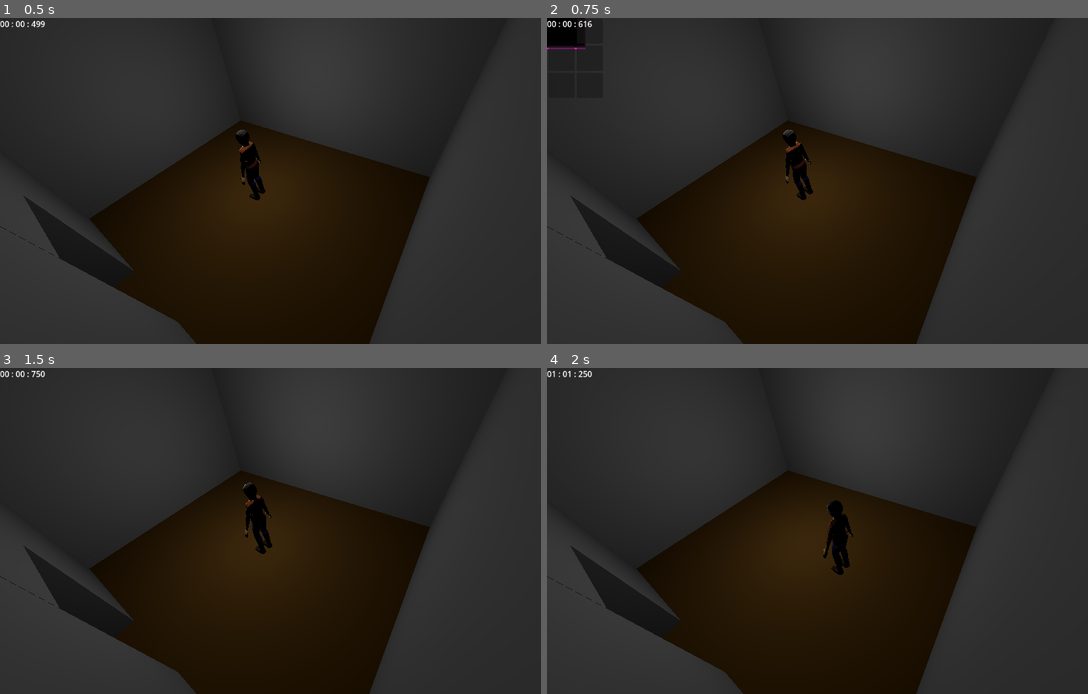
Above: before the commit, frames 1-4 (two rows, left to right).
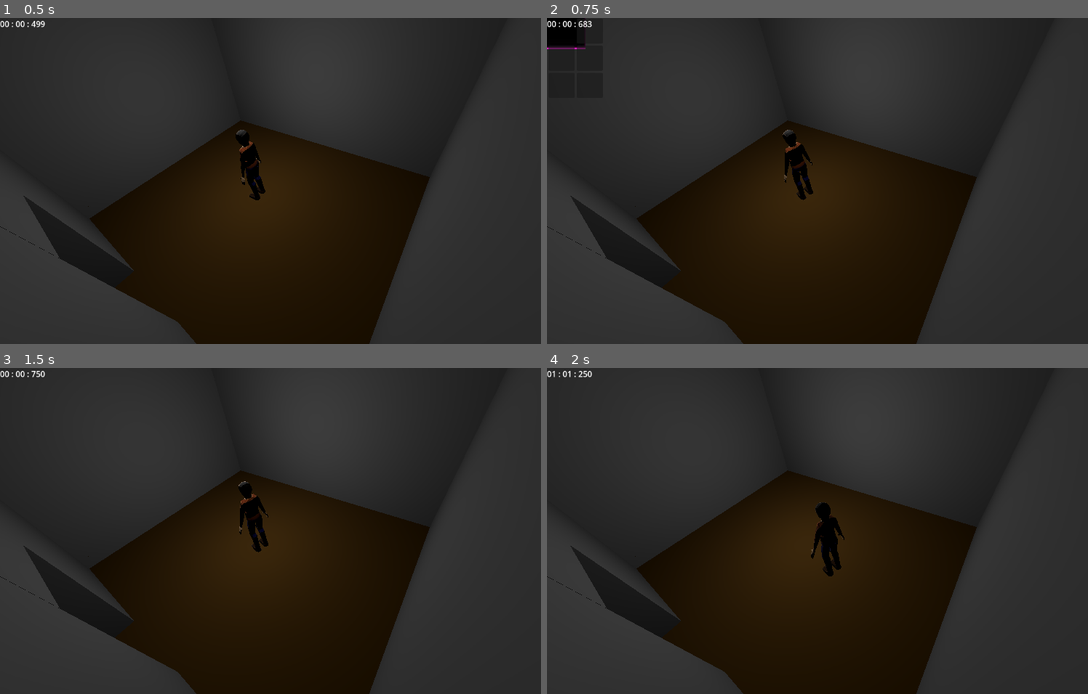
Above: after the commit, the same moments.

Repository: HuskyGameDev/2024f-team14
Game: Godot game, scene res://level/test_level.tscn
The game is run twice, just before and just after one commit, with the same random seed, the same clock (stepped at 60 frames per second) and the same inputs.
Inputs (mouse positions are in pixels of both pictures, inside the frame that each line leads up to):
- Up to frame 1 (0.5 s): no input
- Up to frame 2 (0.75 s): tap Enter at 0.5 s; move the mouse to (963, 164) at 0.52 s; hold D (turn_right) from 0.53 s (still down); tap P (P) at 0.6 s
- Up to frame 3 (1.5 s): tap Space at 1.25 s; move the mouse to (173, 547) at 1.27 s; release D (turn_right) at 1.28 s; hold S (move_backwards) from 1.28 s (still down); tap P (P) at 1.35 s
- Up to frame 4 (2 s): keep holding S (move_backwards)

Frame 1 is identical in both runs. In frame 2, 0.1% of the frame differs, in the area x 6-50%, y 0-56%; in frame 3, 0.5%; in frame 4, 0.9%, in the area x 48-57%, y 40-64%.

Commit message:
Game Manager refactoring

Diff:
--- a/houghton--outbreak/level/game_manager.gd
+++ /dev/null
@@ -1,23 +0,0 @@
-extends Node
-
-
-# Called when the node enters the scene tree for the first time.
-func _ready() -> void:
-	pass # Replace with function body.
-
-
-# Called every frame. 'delta' is the elapsed time since the previous frame.
-func _process(delta: float) -> void:
-	pass
-
-
-
-
-func _on_inventory_ui_pause_signal() -> void:
-	get_tree().paused = true;
-	pass # Replace with function body.
-
-
-func _on_inventory_ui_resume_signal() -> void:
-	get_tree().paused = false;
-	pass # Replace with function body.
--- a/houghton--outbreak/level/test_level.tscn
+++ b/houghton--outbreak/level/test_level.tscn
@@ -1,7 +1,7 @@
 [gd_scene load_steps=12 format=3 uid="uid://dwpsls5jnk4qd"]
 
 [ext_resource type="PackedScene" uid="uid://djmqij828p3ey" path="res://assets/test_player.tscn" id="1_lg7yx"]
-[ext_resource type="Script" path="res://level/game_manager.gd" id="1_m0mky"]
+[ext_resource type="Script" path="res://scripts/game_manager.gd" id="1_m0mky"]
 [ext_resource type="Script" path="res://scripts/camera_trigger.gd" id="2_2r25l"]
 [ext_resource type="Resource" uid="uid://dcb50ttm3h73r" path="res://Items and Inventories/PlayerInventory.tres" id="2_vv285"]
 [ext_resource type="PackedScene" uid="uid://blrtg7c3skl1l" path="res://level/test_area.tscn" id="3_wh8uq"]
@@ -19,6 +19,7 @@
 [node name="Test Level" type="Node3D" groups=["levels"]]
 
 [node name="Game Manager" type="Node" parent="."]
+process_mode = 3
 script = ExtResource("1_m0mky")
 
 [node name="Test Player" parent="." instance=ExtResource("1_lg7yx")]
--- a/houghton--outbreak/project.godot
+++ b/houghton--outbreak/project.godot
@@ -14,6 +14,10 @@
 run/main_scene="res://level/test_level.tscn"
 config/features=PackedStringArray("4.3", "Forward Plus")
 config/icon="res://icon.svg"
+
+[autoload]
+
+GameManager="*res://scripts/game_manager.gd"
 
 [filesystem]
 
@@ -56,3 +60,8 @@
 "events": [Object(InputEventKey,"resource_local_to_scene":false,"resource_name":"","device":-1,"window_id":0,"alt_press …(192 unchanged characters)…
 ]
 }
+G={
+"deadzone": 0.5,
+"events": [Object(InputEventKey,"resource_local_to_scene":false,"resource_name":"","device":0,"window_id":0,"alt_pressed":false,"shift_pressed":false,"ctrl_pressed":false,"meta_pressed":false,"pressed":false,"keycode":0,"physical_keycode":71,"key_label":0,"unicode":0,"location":0,"echo":false,"script":null)
+]
+}
--- /dev/null
+++ b/houghton--outbreak/scripts/game_manager.gd
@@ -0,0 +1,17 @@
+extends Node
+
+enum {PLAY = 0, PAUSE = 1, MENU = -1}
+var STATE = PLAY
+@export var debugLog = true
+
+
+
+
+func _on_inventory_ui_pause_signal() -> void:
+	STATE = PAUSE
+	get_tree().paused = true;
+
+
+func _on_inventory_ui_resume_signal() -> void:
+	STATE = PLAY
+	get_tree().paused = false;
--- a/houghton--outbreak/scripts/inventory_ui.gd
+++ b/houghton--outbreak/scripts/inventory_ui.gd
@@ -4,7 +4,6 @@
 @onready var invSlots: Array = $NinePatchRect/GridContainer.get_children()
 
 
-var paused = false
 
 signal pauseSignal
 signal resumeSignal
@@ -18,21 +17,22 @@
 		invSlots[i].update(invent1.inven[i])
 
 func _process(delta):
-	if Input.is_action_just_pressed("P"):
-		if paused:
-			close()
-			paused = false
-			resumeSignal.emit()
-		else:
-			open()
-			paused = true
-			pauseSignal.emit()
+	if Input.is_action_just_released("P"):
+		if GameManager.debugLog:
+			if GameManager.STATE==GameManager.PAUSE:
+				close()
+				if GameManager.debugLog: print("emitting resume")
+				GameManager.STATE = GameManager.PLAY
+				resumeSignal.emit()
+			elif GameManager.STATE==GameManager.PLAY:
+				open()
+				if GameManager.debugLog: print("emitting pause")
+				GameManager.STATE = GameManager.PAUSE
+				pauseSignal.emit()
 
 
 func open():
 	visible = true
-	paused = true
 
 func close():
 	visible = false
-	paused = false
--- a/houghton--outbreak/scripts/test_enemy.gd
+++ b/houghton--outbreak/scripts/test_enemy.gd
@@ -22,6 +22,8 @@
 	health = max_health
 #func _physics_process(delta: float) -> void:
 
+
+
 func _process(delta):
 	velocity = Vector3.ZERO
 
@@ -30,7 +32,7 @@
 	var next_nav_point = nav_agent.get_next_path_position()
 	velocity = (next_nav_point - global_transform.origin).normalized() * FORWARD_SPEED
 
-	look_at(Vector3(player.global_position.x, global_position.y, player.global_position.z), Vector3.UP)
+	#look_at(Vector3(player.global_position.x, global_position.y, player.global_position.z), Vector3.UP)
 
 	move_and_slide()
 
